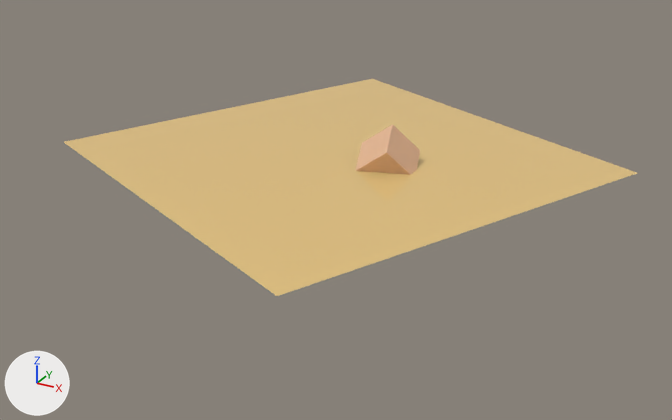
The Blender file datagen/realsense_projector_simulation.blend, before and after one commit.
Camera for both pictures: a 50 mm lens placed at (1.97, -3.44, 1.59), pointed at (0.03, 0.09, -0.18). Lighting does not change. The marker at lower left points along +X, +Y and +Z.

The scene before the commit, as lines of its bpy script (objects in view):
```python
me_cube_001 = bpy.data.meshes.new('Cube.001')
me_cube_001.from_pydata(...)  # a box spanning x -1.0..1.0, y -1.0..1.0, z -1.0..1.0
me_cube_001.materials.append(mat_material)  # beige #e7b996
me_plane = bpy.data.meshes.new('Plane')
me_plane.from_pydata([(-1.0, -1.0, 0.0), (1.0, -1.0, 0.0), (-1.0, 1.0, 0.0), (1.0, 1.0, 0.0)], [], [(0, 1, 3, 2)])
me_plane.materials.append(mat_material_001)  # beige #e7c683
ob_cube = bpy.data.objects.new('Cube', me_cube_001)
ob_cube.location = (0.186, 0.31, 0.026)
ob_cube.rotation_euler = (0.487, -0.638, 0.0046)  # degrees (28, -37, 0.3)
ob_cube.scale = (0.1, 0.1, 0.1)
ob_plane = bpy.data.objects.new('Plane', me_plane)
ob_plane.location = (-0.079, 0.3, 0.0)
ob_plane.rotation_euler = (0.0, 0.0, -0.436)  # degrees (0, 0, -25)
```
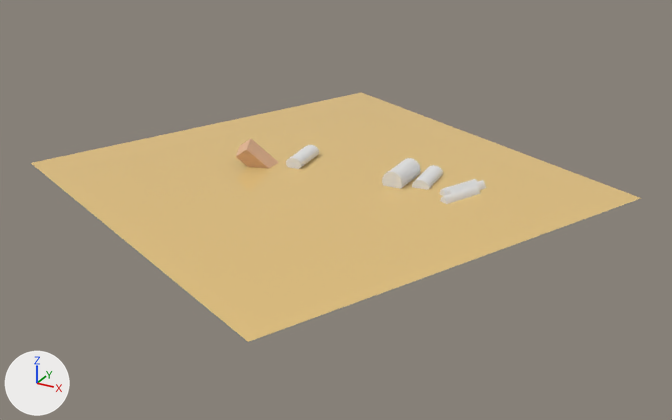
Where the newer file only moved an object's origin or applied its transform, the numbers keep the older frame.

What differs and where, as boxes (x1, y1, x2, y2) in the pictures (672 x 420 px):
'Plane', moved
    before: (64, 79, 637, 296)
    after: (31, 92, 641, 342)
'Cylinder.001', added
    after: (382, 158, 421, 189)
'Cylinder.002', added
    after: (286, 145, 319, 169)
'Cylinder', added
    after: (412, 165, 443, 190)
'Cylinder.005', added
    after: (440, 186, 480, 204)
'Cylinder.004', added
    after: (447, 180, 486, 194)
'Cylinder.003', added
    after: (439, 179, 477, 196)
'Cube', unchanged, covered by the edit
    before: (355, 124, 420, 175)
    after: (236, 139, 279, 168)

The change, as a list of edits to the scene's bpy script:
```text
Add me_cylinder_005:
    me_cylinder_005.from_pydata(...)  # a 32-sided cylinder along z spanning x -1.0..1.0, y -1.0..1.0, z -1.0..1.0
Change ob_plane:
    ob_plane.location: (-0.079, 0.3, 0.0) -> (0.0, 0.0, 0.0)
Add ob_cylinder_005:
    ob_cylinder_005 = bpy.data.objects.new('Cylinder.005', me_cylinder_005)
    ob_cylinder_005.location = (0.634, 0.111, -0.01)
    ob_cylinder_005.rotation_euler = (1.571, -0.129, -0.435)  # degrees (90, -7.4, -25)
    ob_cylinder_005.scale = (0.02, 0.04, 0.1)
Add ob_cylinder_004:
    ob_cylinder_004 = bpy.data.objects.new('Cylinder.004', me_cylinder_005.copy())
    ob_cylinder_004.location = (0.634, 0.183, -0.01)
    ob_cylinder_004.rotation_euler = (1.571, -0.129, -0.435)  # degrees (90, -7.4, -25)
    ob_cylinder_004.scale = (0.02, 0.04, 0.1)
Add ob_cylinder_003:
    ob_cylinder_003 = bpy.data.objects.new('Cylinder.003', me_cylinder_005.copy())
    ob_cylinder_003.location = (0.599, 0.183, -0.01)
    ob_cylinder_003.rotation_euler = (1.571, -0.129, -0.435)  # degrees (90, -7.4, -25)
    ob_cylinder_003.scale = (0.02, 0.04, 0.1)
Add ob_cylinder_002:
    ob_cylinder_002 = bpy.data.objects.new('Cylinder.002', me_cylinder_005.copy())
    ob_cylinder_002.location = (-0.198, 0.163, 0.021)
    ob_cylinder_002.rotation_euler = (1.571, 0.0, 0.082)  # degrees (90, 0, 4.7)
    ob_cylinder_002.scale = (0.04, 0.03, 0.1)
Add ob_cylinder_001:
    ob_cylinder_001 = bpy.data.objects.new('Cylinder.001', me_cylinder_005.copy())
    ob_cylinder_001.location = (0.319, 0.175, 0.022)
    ob_cylinder_001.rotation_euler = (1.571, 0.0, 0.0)  # degrees (90, 0, 0)
    ob_cylinder_001.scale = (0.05, 0.05, 0.1)
Add ob_cylinder:
    ob_cylinder = bpy.data.objects.new('Cylinder', me_cylinder_005.copy())
    ob_cylinder.location = (0.43, 0.22, 0.01)
    ob_cylinder.rotation_euler = (1.571, 0.0, 0.082)  # degrees (90, 0, 4.7)
    ob_cylinder.scale = (0.04, 0.03, 0.1)
```
